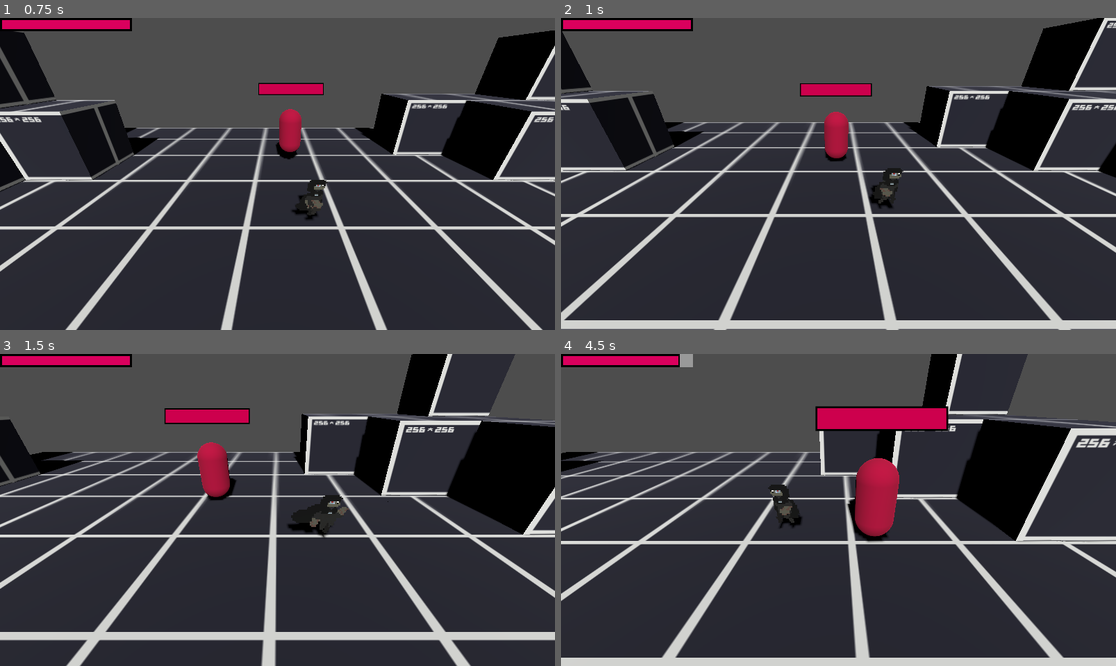
Above: before the commit, frames 1-4 (two rows, left to right).
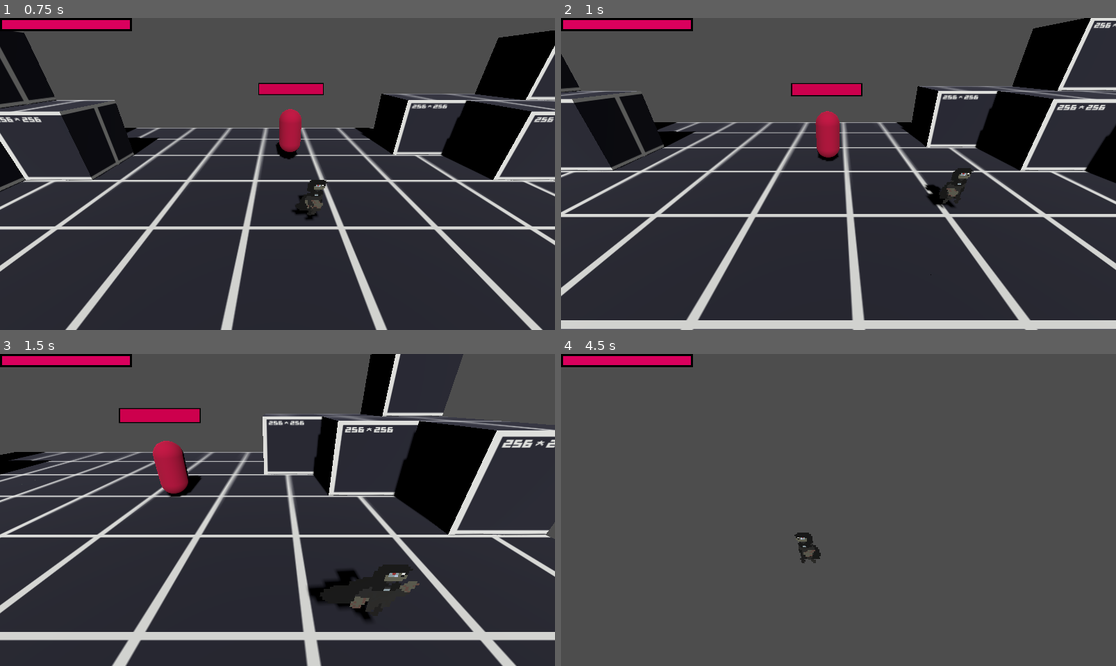
Above: after the commit, the same moments.

Repository: PyuKu2005/BrainsGit
Game: Godot game, scene res://scenes/test_level.tscn
The game is run twice, just before and just after one commit, with the same random seed, the same clock (stepped at 60 frames per second) and the same inputs.
Inputs:
- Up to frame 1 (0.75 s): hold D (ui_right) from 0.53 s (still down); hold Shift (Courir) from 0.53 s (still down)
- Up to frame 2 (1 s): keep holding D (ui_right); keep holding Shift (Courir); tap Ctrl (Dash) at 0.8 s
- Up to frame 3 (1.5 s): release D (ui_right) at 1.28 s; release Shift (Courir) at 1.28 s; hold S (ui_down) from 1.28 s (still down); tap Ctrl (Dash) at 1.35 s
- Up to frame 4 (4.5 s): tap J (playerAttack) at 1.55, 4.35 s; release S (ui_down) at 2.03 s; hold D (ui_right) 2.03-2.78 s; hold J (playerAttack) 2.03-2.78 s; tap Shift (Courir) at 2.3, 2.85 s; hold W (ui_up) 2.78-3.53 s; tap Ctrl (Dash) at 3.05, 3.6 s; hold J (playerAttack) 3.53-4.28 s; hold A (ui_left) from 3.53 s (still down)

Frame 1 is identical in both runs. In frame 2, 17% of the frame differs, in the area x 0-100%, y 0-100%; in frame 3, 30%; in frame 4, 76%.

Commit message:
Ajout du dsh et lock le sprite dans la direction de l'attaque
Bug à rêgler pour la prochaine séance : Même si le sprite flip, la playerhitarea reste dans le même direction
Le "isAttacking" reste true même après les attaques

Diff:
--- a/script/playerMovement.gd
+++ b/script/playerMovement.gd
@@ -2,20 +2,23 @@
 
 @export var SPEED = 5.0
 @export var sprintSpeed = 8.5
-@export var dash_speed = 20.0  # Speed of the dash
-@export var dash_duration = 0.2  # Duration of the dash
-
+@export var dash_duration = 0.5  # Duration of the dash in seconds
+@export var dash_multiplier = 3.0  # Dash speed multiplier
 @onready var area3d = $Sprite3D/playerHitArea
 @onready var animation = $AnimationPlayer
+
 var gravity = ProjectSettings.get_setting("physics/3d/default_gravity")
 var playerHealth = 100
 var isAttacking = false
-var isDashing = false  # To track dashing state
-var dashTimer = 0.0  # Timer to control dash duration
+var isDashing = false
+var dashTimer = 0.0  # Timer to control the dash duration
+var dashDirection = Vector3.ZERO  # The direction to dash in
 var attackSpeed = SPEED / 5.0  # Reduced speed during attacks
 var currentAttackAnimation = "Attack2"  # Start with Attack2
 var attackComboTimer = 0.0  # Timer to manage switching between Attack2 and Attack
-var comboDelay = 0.5  # Delay between switching attacks in the loop
+var comboDelay = 0.5
+
+var lastFlipDirection = 1  # Track the last flip direction (1 for right, -1 for left)
 
 ##### DÉBUT PROCESS DELTA #####
 func _physics_process(delta):
@@ -26,37 +29,51 @@
 	var direction = (transform.basis * Vector3(input_dir.x, 0, input_dir.y)).normalized()
 	var currentSpeed = SPEED
 
-	# Dash logic
 	if isDashing:
 		dashTimer -= delta
 		if dashTimer > 0:
-			velocity.x = direction.x * dash_speed
-			velocity.z = direction.z * dash_speed
+			velocity.x = dashDirection.x * (currentSpeed * dash_multiplier)
+			velocity.z = dashDirection.z * (currentSpeed * dash_multiplier)
 		else:
 			isDashing = false
-		return  # Prevents other logic from interfering during the dash
+			velocity = Vector3.ZERO
+		move_and_slide()
+		return
 
-	if Input.is_action_just_pressed("Dash") and not isDashing and direction != Vector3.ZERO:
+	if Input.is_action_just_pressed("Dash") and direction != Vector3.ZERO:
 		isDashing = true
 		dashTimer = dash_duration
+		dashDirection = direction
 		animation.play("Dash")
-		velocity.x = direction.x * dash_speed
-		velocity.z = direction.z * dash_speed
-		return  # Exit early to ensure the dash logic is isolated
+		velocity.x = dashDirection.x * (currentSpeed * dash_multiplier)
+		velocity.z = dashDirection.z * (currentSpeed * dash_multiplier)
+		move_and_slide()
+		return
 
 	# Movement logic
 	if direction.length() > 0:
-		currentSpeed = sprintSpeed if Input.is_action_pressed("Courir") and not isAttacking else SPEED
+		if isAttacking:
+			currentSpeed *= 0.25  # Slow down during attacks
+		elif Input.is_action_pressed("Courir") and not isAttacking:
+			currentSpeed = sprintSpeed
+
 		velocity.x = direction.x * currentSpeed
 		velocity.z = direction.z * currentSpeed
+
+		# Flip the sprite only if not attacking
+		if not isAttacking:
+			if input_dir.x < 0:
+				$Sprite3D.flip_h = true
+				lastFlipDirection = -1
+			elif input_dir.x > 0:
+				$Sprite3D.flip_h = false
+				lastFlipDirection = 1
+		else:
+			# Prevent sprite from flipping during the attack
+			$Sprite3D.flip_h = lastFlipDirection  # Keep the flip direction from before the attack
+
 		if not isAttacking:
 			animation.play("BrainMoving", -1, 2.0 if currentSpeed == sprintSpeed else 1.0)
-
-		# Flip the sprite based on movement direction
-		if input_dir.x < 0:
-			$Sprite3D.flip_h = true
-		elif input_dir.x > 0:
-			$Sprite3D.flip_h = false
 	else:
 		velocity.x = move_toward(velocity.x, 0, SPEED)
 		velocity.z = move_toward(velocity.z, 0, SPEED)
@@ -67,21 +84,23 @@
 	if Input.is_action_pressed("playerAttack"):
 		if not isAttacking:
 			isAttacking = true
-			animation.play(currentAttackAnimation, -1, 2.0)
+			animation.play(currentAttackAnimation, -1, 2)
+			attackComboTimer = animation.current_animation_length / 2
+			# Keep the flip direction when attack starts
+			lastFlipDirection = $Sprite3D.flip_h
 		else:
 			attackComboTimer -= delta
 			if attackComboTimer <= 0:
 				currentAttackAnimation = "Attack" if currentAttackAnimation == "Attack2" else "Attack2"
-				attackComboTimer = comboDelay
-				animation.play(currentAttackAnimation, -1, 2.0)
-	elif isAttacking:
-		isAttacking = false
-		attackComboTimer = 0
-		currentAttackAnimation = "Attack2"
+				animation.play(currentAttackAnimation, -1, 2)
+				attackComboTimer = animation.current_animation_length / 2
+	else:
+		if isAttacking:
+			isAttacking = false
+			attackComboTimer = 0
+			currentAttackAnimation = "Attack2"
 
 	move_and_slide()
-
-
 
 	############# CAMERA ################
 	var camera_position = $CameraControl.position
@@ -89,6 +108,7 @@
 	camera_position.z = lerp(camera_position.z, position.z, 0.08)
 	camera_position.y = lerp(camera_position.y, position.y, 0.08)
 	$CameraControl.position = camera_position
+
 ##### FIN PROCESS DELTA #####
 
 ################ RECEVOIR DAMAGE ################
Not shown: 2 places in GridMaps/PrototypeGrid.tres that only renumber resources
